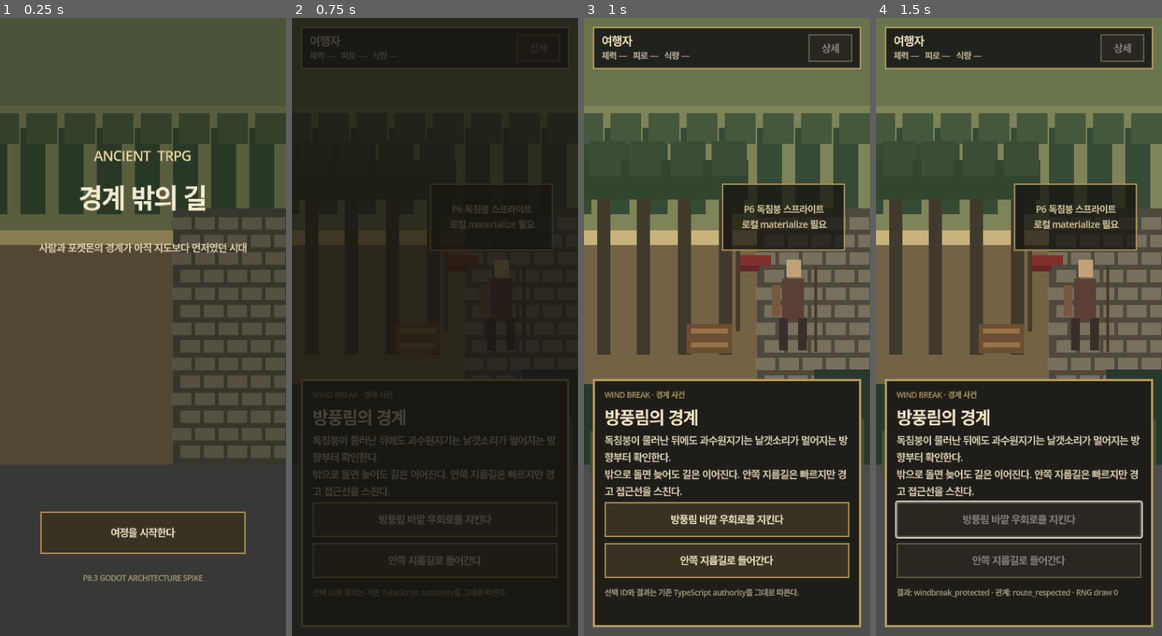
Above: before the commit, frames 1-4 (left to right).
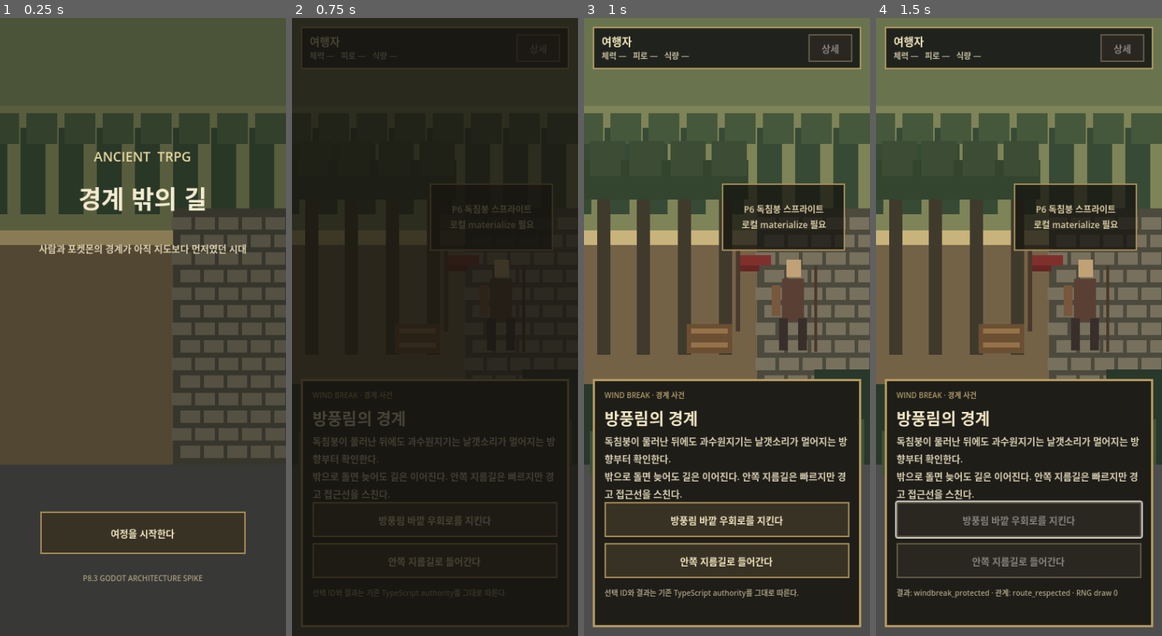
Above: after the commit, the same moments.

Repository: khsfashi/pokemon-ancient-trpg
Game: Godot game, scene res://scenes/main.tscn
The game is run twice, just before and just after one commit, with the same random seed, the same clock (stepped at 60 frames per second) and the same inputs.
Inputs:
- Up to frame 1 (0.25 s): no input
- Up to frame 2 (0.75 s): click "여정을 시작한다" at 0.5 s
- Up to frame 3 (1 s): no input
- Up to frame 4 (1.5 s): click "방풍림 바깥 우회로를 지킨다" at 1.25 s

The runs differ from the first frame. In frame 1, 2.0% of the frame differs, in the area x 13-87%, y 21-92%; in frame 2, 1.2%; in frame 3, 4.7%, in the area x 6-93%, y 2-94%; in frame 4, 4.5%.

Commit message:
p8.3: keep Godot project settings minimal and documented

Diff:
--- a/godot/project.godot
+++ b/godot/project.godot
@@ -17,6 +17,3 @@
 [rendering]
 renderer/rendering_method="gl_compatibility"
 renderer/rendering_method.mobile="gl_compatibility"
-
-[gui]
-theme/default_font_multichannel_signed_distance_field=true
